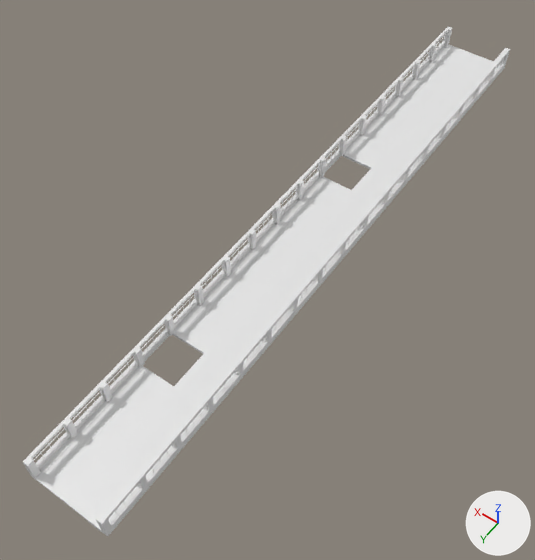
A saved change to the OBJ model models/koyo/3dMap_north_2F.obj.
The view is the same before and after, from a 50 mm camera at (-50.6, 48.1, 77.4) aimed at (-16.4, 0.3, 2.2). The axes (+X, +Y, +Z) are drawn at lower right. The lights are the same throughout. Where no turn or scale is listed for an object, it has been applied to the vertices.

Names of what the first picture shows: 'floor_S_2F_Cube.014', 'overWindow_S_2F-2_立方体.144', 'overWindow_S_2F_立方体.132', 'pillar_S_2F_立方体.141', 'underWindow_S_2F-2_立方体.145', 'underWindow_S_2F_立方体.131', 'window_S_2F_立方体.142'.
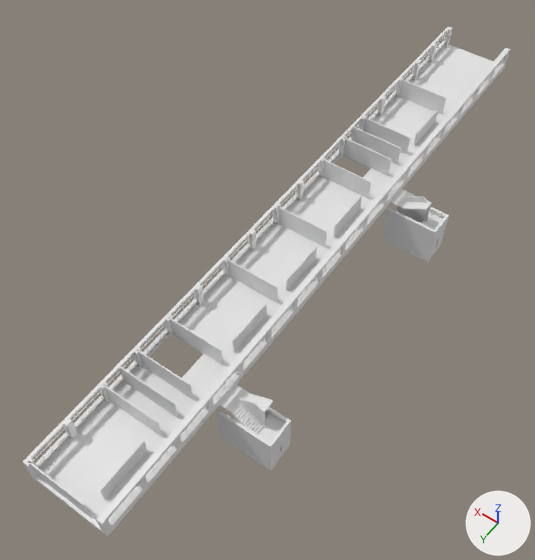
Location of each change, [x1, y1, x2, y2] in pixels of the pictures (535 x 560 px):
'Str_W_S_3F.001_立方体.069', added
    after: [217, 207, 449, 471]
'Str_S_2F_立方体.286', added
    after: [219, 189, 442, 442]
'wall_3B~Str2F2.001_立方体.150', added
    after: [323, 160, 371, 198]
'wall_3C~3B.001_立方体.151', added
    after: [278, 207, 327, 248]
'wall_Str2F2~W2F2.001_立方体.162', added
    after: [343, 137, 391, 176]
'wall_3D~3C.001_立方体.153', added
    after: [228, 259, 278, 303]
'wall_3A~Out.001_立方体.148', added
    after: [399, 79, 446, 114]
'wall_Str2F1~3D.001_立方体.161', added
    after: [170, 318, 223, 365]
'wall_W2F2~Math1.001_立方体.164', added
    after: [351, 127, 401, 165]
'wall_Edu~W2F1.001_立方体.155', added
    after: [120, 366, 177, 417]
'wall_W2F1~Str2F1.001_立方体.163', added
    after: [139, 351, 193, 399]
'wall_Math1~3A.001_立方体.158', added
    after: [363, 118, 411, 154]
'wall_Eng~Eng.001_立方体.157', added
    after: [100, 440, 147, 499]
'wall_Eng~Edu.001_立方体.156', added
    after: [104, 385, 161, 436]
'wall_Out~Eng.001_立方体.159', added
    after: [30, 463, 90, 517]
'wall_3D~3D.001_立方体.154', added
    after: [232, 303, 267, 351]
'wall_3C~3C.001_立方体.152', added
    after: [286, 246, 317, 291]
'wall_3B~3B.001_立方体.149', added
    after: [333, 196, 362, 237]
'wall_3A~3A.001_立方体.147', added
    after: [414, 109, 438, 146]

What changed in the scene script:
```text
Add me_wall_3d_3c_001_立方体_153:
    me_wall_3d_3c_001_立方体_153.from_pydata([(-21.38, 5.32, 6.75), (-21.38, 5.33, 9.75), (-13.88, 5.32, 6.75), (-13.88, 5.33, 9.75), (-21.38, 5.18, 6.75), (-21.38, 5.18, 9.75), (-13.88, 5.18, 6.75), (-13.88, 5.18, 9.75)], [], [(0, 1, 3, 2), (2, 3, 7, 6), (6, 7, 5, 4), (4, 5, 1, 0), (2, 6, 4, 0), (7, 3, 1, 5)])
Add me_wall_3c_3b_001_立方体_151:
    me_wall_3c_3b_001_立方体_151.from_pydata([(-21.38, -5.18, 6.75), (-21.38, -5.17, 9.75), (-13.88, -5.18, 6.75), (-13.88, -5.17, 9.75), (-21.38, -5.32, 6.75), (-21.38, -5.32, 9.75), (-13.88, -5.32, 6.75), (-13.88, -5.32, 9.75)], [], [(0, 1, 3, 2), (2, 3, 7, 6), (6, 7, 5, 4), (4, 5, 1, 0), (2, 6, 4, 0), (7, 3, 1, 5)])
Add ob_wall_w2f2_math1_001_立方体_164:
    ob_wall_w2f2_math1_001_立方体_164 = bpy.data.objects.new('wall_W2F2~Math1.001_立方体.164', me_wall_w2f2_math1_001_立方体_164)  # a box spanning x -21.38..-13.88, y -23.7..-23.55, z 6.75..9.75
    ob_wall_w2f2_math1_001_立方体_164.location = (0.0, 0.0, 0.0)
Add ob_wall_w2f1_str2f1_001_立方体_163:
    ob_wall_w2f1_str2f1_001_立方体_163 = bpy.data.objects.new('wall_W2F1~Str2F1.001_立方体.163', me_wall_w2f1_str2f1_001_立方体_163)  # a box spanning x -21.38..-13.88, y 20.92..21.08, z 6.75..9.75
    ob_wall_w2f1_str2f1_001_立方体_163.location = (0.0, 0.0, 0.0)
Add ob_wall_str2f2_w2f2_001_立方体_162:
    ob_wall_str2f2_w2f2_001_立方体_162 = bpy.data.objects.new('wall_Str2F2~W2F2.001_立方体.162', me_wall_str2f2_w2f2_001_立方体_162)  # a box spanning x -21.38..-13.88, y -21.08..-20.92, z 6.75..9.75
    ob_wall_str2f2_w2f2_001_立方体_162.location = (0.0, 0.0, 0.0)
Add ob_wall_str2f1_3d_001_立方体_161:
    ob_wall_str2f1_3d_001_立方体_161 = bpy.data.objects.new('wall_Str2F1~3D.001_立方体.161', me_wall_str2f1_3d_001_立方体_161)  # a box spanning x -21.38..-13.88, y 15.68..15.83, z 6.75..9.75
    ob_wall_str2f1_3d_001_立方体_161.location = (0.0, 0.0, 0.0)
Add ob_wall_out_eng_001_立方体_159:
    ob_wall_out_eng_001_立方体_159 = bpy.data.objects.new('wall_Out~Eng.001_立方体.159', me_wall_out_eng_001_立方体_159)  # a box spanning x -21.38..-13.88, y 36.68..36.82, z 6.75..9.75
    ob_wall_out_eng_001_立方体_159.location = (0.0, 0.0, 0.0)
Add ob_wall_math1_3a_001_立方体_158:
    ob_wall_math1_3a_001_立方体_158 = bpy.data.objects.new('wall_Math1~3A.001_立方体.158', me_wall_math1_3a_001_立方体_158)  # a box spanning x -21.38..-13.88, y -26.32..-26.18, z 6.75..9.75
    ob_wall_math1_3a_001_立方体_158.location = (0.0, 0.0, 0.0)
Add ob_wall_eng_eng_001_立方体_157:
    ob_wall_eng_eng_001_立方体_157 = bpy.data.objects.new('wall_Eng~Eng.001_立方体.157', me_wall_eng_eng_001_立方体_157)  # a box spanning x -21.38..-21.22, y 28.35..34.65, z 6.75..9.0
    ob_wall_eng_eng_001_立方体_157.location = (0.0, 0.0, 0.0)
Add ob_wall_eng_edu_001_立方体_156:
    ob_wall_eng_edu_001_立方体_156 = bpy.data.objects.new('wall_Eng~Edu.001_立方体.156', me_wall_eng_edu_001_立方体_156)  # a box spanning x -21.38..-13.88, y 26.18..26.32, z 6.75..9.75
    ob_wall_eng_edu_001_立方体_156.location = (0.0, 0.0, 0.0)
Add ob_wall_edu_w2f1_001_立方体_155:
    ob_wall_edu_w2f1_001_立方体_155 = bpy.data.objects.new('wall_Edu~W2F1.001_立方体.155', me_wall_edu_w2f1_001_立方体_155)  # a box spanning x -21.38..-13.88, y 23.55..23.7, z 6.75..9.75
    ob_wall_edu_w2f1_001_立方体_155.location = (0.0, 0.0, 0.0)
Add ob_wall_3d_3d_001_立方体_154:
    ob_wall_3d_3d_001_立方体_154 = bpy.data.objects.new('wall_3D~3D.001_立方体.154', me_wall_3d_3d_001_立方体_154)  # a box spanning x -21.38..-21.22, y 7.35..13.65, z 6.73..8.98
    ob_wall_3d_3d_001_立方体_154.location = (0.0, 0.0, 0.0)
Add ob_wall_3d_3c_001_立方体_153:
    ob_wall_3d_3c_001_立方体_153 = bpy.data.objects.new('wall_3D~3C.001_立方体.153', me_wall_3d_3c_001_立方体_153)
    ob_wall_3d_3c_001_立方体_153.location = (0.0, 0.0, 0.0)
Add ob_wall_3c_3c_001_立方体_152:
    ob_wall_3c_3c_001_立方体_152 = bpy.data.objects.new('wall_3C~3C.001_立方体.152', me_wall_3c_3c_001_立方体_152)  # a box spanning x -21.38..-21.22, y -3.15..3.15, z 6.73..8.98
    ob_wall_3c_3c_001_立方体_152.location = (0.0, 0.0, 0.0)
Add ob_wall_3c_3b_001_立方体_151:
    ob_wall_3c_3b_001_立方体_151 = bpy.data.objects.new('wall_3C~3B.001_立方体.151', me_wall_3c_3b_001_立方体_151)
    ob_wall_3c_3b_001_立方体_151.location = (0.0, 0.0, 0.0)
Add ob_wall_3b_str2f2_001_立方体_150:
    ob_wall_3b_str2f2_001_立方体_150 = bpy.data.objects.new('wall_3B~Str2F2.001_立方体.150', me_wall_3b_str2f2_001_立方体_150)  # a box spanning x -21.38..-13.88, y -15.82..-15.67, z 6.75..9.75
    ob_wall_3b_str2f2_001_立方体_150.location = (0.0, 0.0, 0.0)
Add ob_wall_3b_3b_001_立方体_149:
    ob_wall_3b_3b_001_立方体_149 = bpy.data.objects.new('wall_3B~3B.001_立方体.149', me_wall_3b_3b_001_立方体_149)  # a box spanning x -21.38..-21.22, y -13.65..-7.35, z 6.73..8.98
    ob_wall_3b_3b_001_立方体_149.location = (0.0, 0.0, 0.0)
Add ob_wall_3a_out_001_立方体_148:
    ob_wall_3a_out_001_立方体_148 = bpy.data.objects.new('wall_3A~Out.001_立方体.148', me_wall_3a_out_001_立方体_148)  # a box spanning x -21.38..-13.88, y -36.82..-36.68, z 6.75..9.75
    ob_wall_3a_out_001_立方体_148.location = (0.0, 0.0, 0.0)
Add ob_wall_3a_3a_001_立方体_147:
    ob_wall_3a_3a_001_立方体_147 = bpy.data.objects.new('wall_3A~3A.001_立方体.147', me_wall_3a_3a_001_立方体_147)  # a box spanning x -21.38..-21.22, y -34.65..-28.35, z 6.75..9.0
    ob_wall_3a_3a_001_立方体_147.location = (0.0, 0.0, 0.0)
Add ob_str_w_s_3f_001_立方体_069:
    ob_str_w_s_3f_001_立方体_069 = bpy.data.objects.new('Str_W_S_3F.001_立方体.069', me_str_w_s_3f_001_立方体_069)  # 64 vertices, 56 faces; spans x -31.1..-24.0, y -20.2..20.2, z -0.4..5.6
    ob_str_w_s_3f_001_立方体_069.location = (0.0, 0.0, 0.0)
Add ob_str_s_2f_立方体_286:
    ob_str_s_2f_立方体_286 = bpy.data.objects.new('Str_S_2F_立方体.286', me_str_s_2f_立方体_286)  # 270 vertices, 154 faces; spans x -30.8..-24.0, y -19.9..19.9, z 4.7..8.7
    ob_str_s_2f_立方体_286.location = (0.0, 0.0, 0.0)
```
